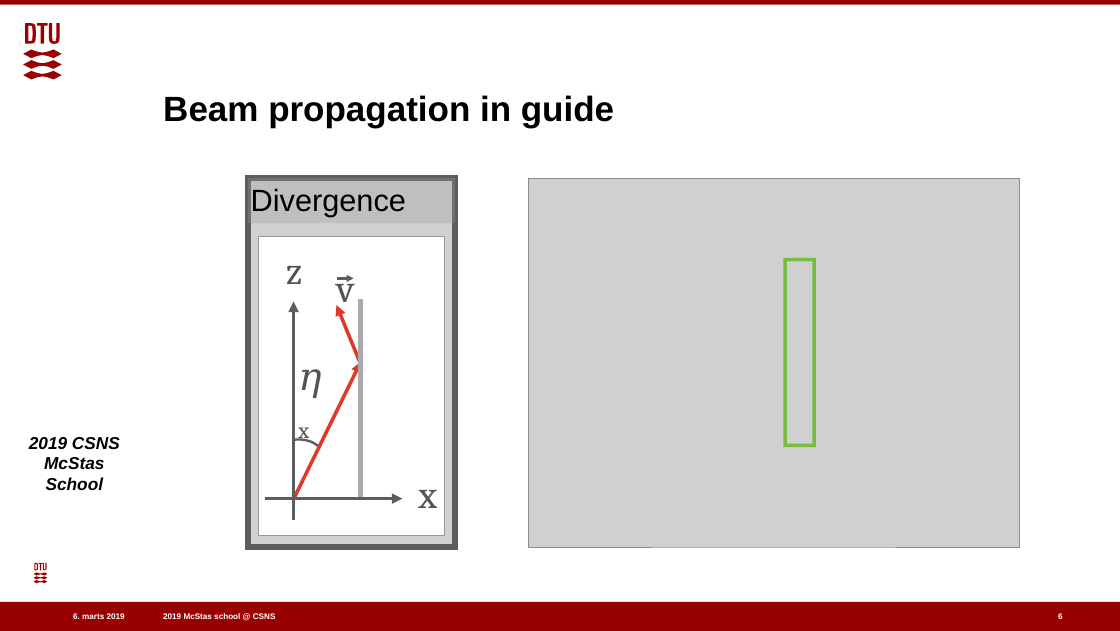
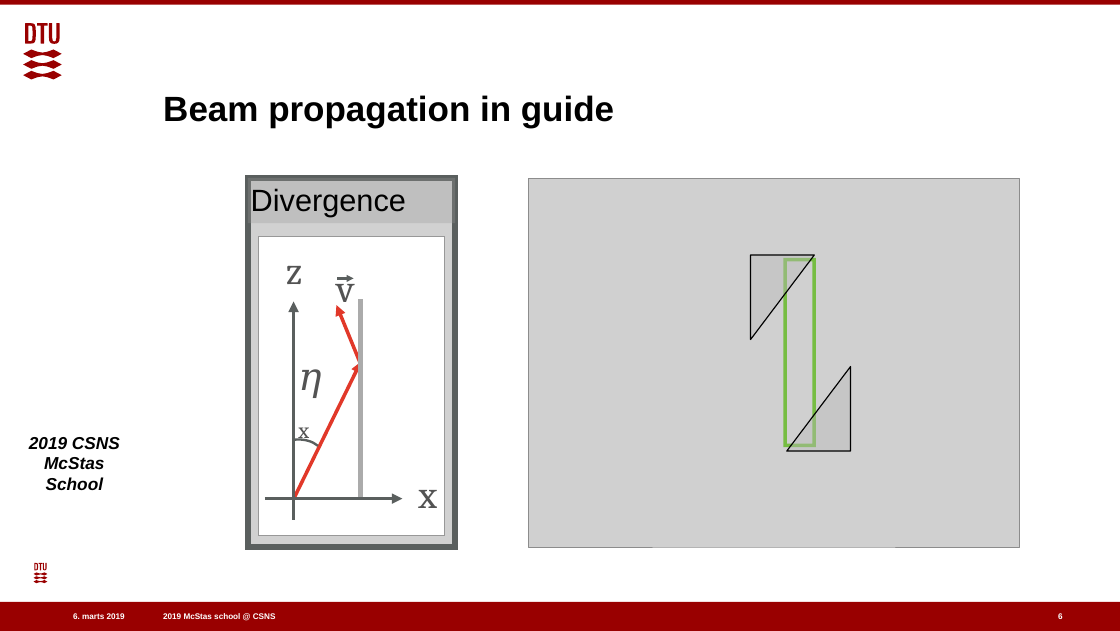
Before and after one commit to eddymaoui/Schools, a slide deck: slide 6 of CSNS_March_2019/2_Tuesday_March_26th/2_guides/guide_intro_talk.pptx. Drawn at 1120x631 pixels with LibreOffice and Linux fonts; fonts in the diff are those of the drawing; grey boxes stand for pictures; background and template pictures are left out. Boxes give left, top, right and bottom in pixels: in the first picture for what was removed or moved away, otherwise in the second. Text is boxed around its words. In the diff, an @@ line names an element or a change of style, - is before the commit and + after.

```diff
--- a/CSNS_March_2019/2_Tuesday_March_26th/2_guides/guide_intro_talk.pptx
+++ b/CSNS_March_2019/2_Tuesday_March_26th/2_guides/guide_intro_talk.pptx
@@ right triangle added at (750,254,814,339), fill #BABABA at 42% opacity, outline #000000 1 pt @@
@@ right triangle added at (787,366,851,451), fill #BABABA at 42% opacity, outline #000000 1 pt @@
```
Also in this commit, not shown: 5 other slides changed, 4 slides added, 1 other file.
